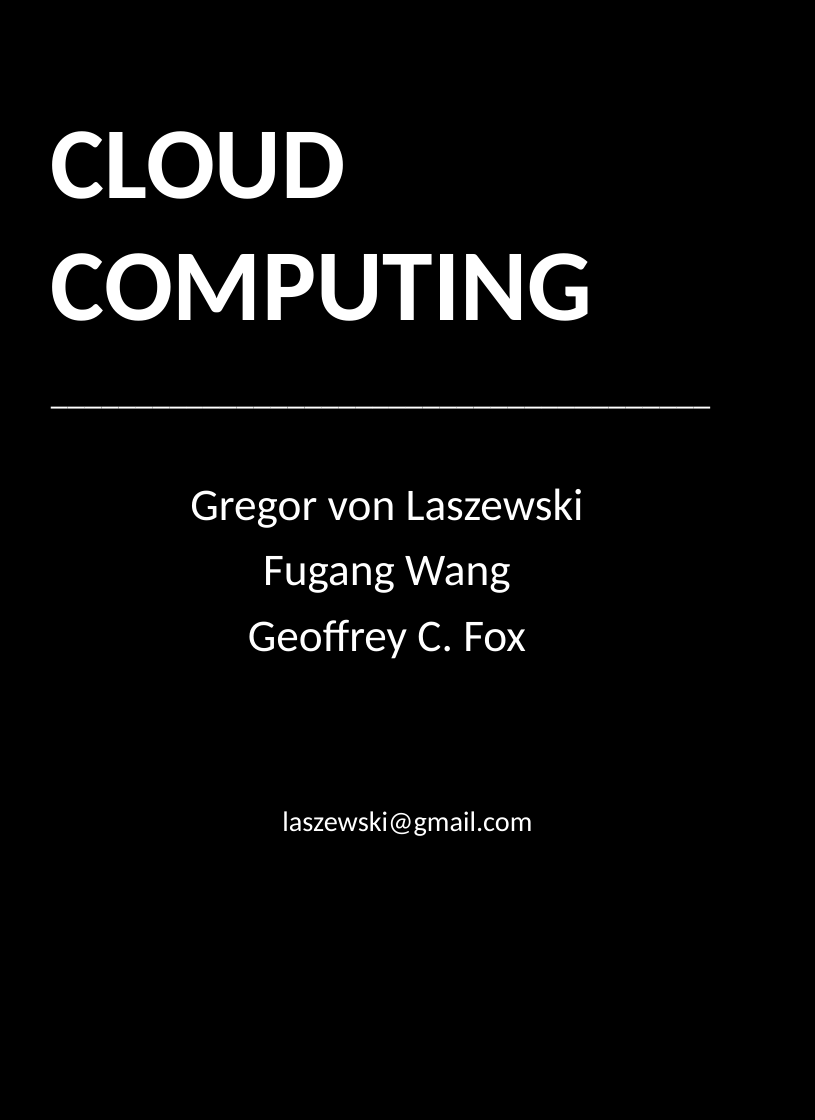
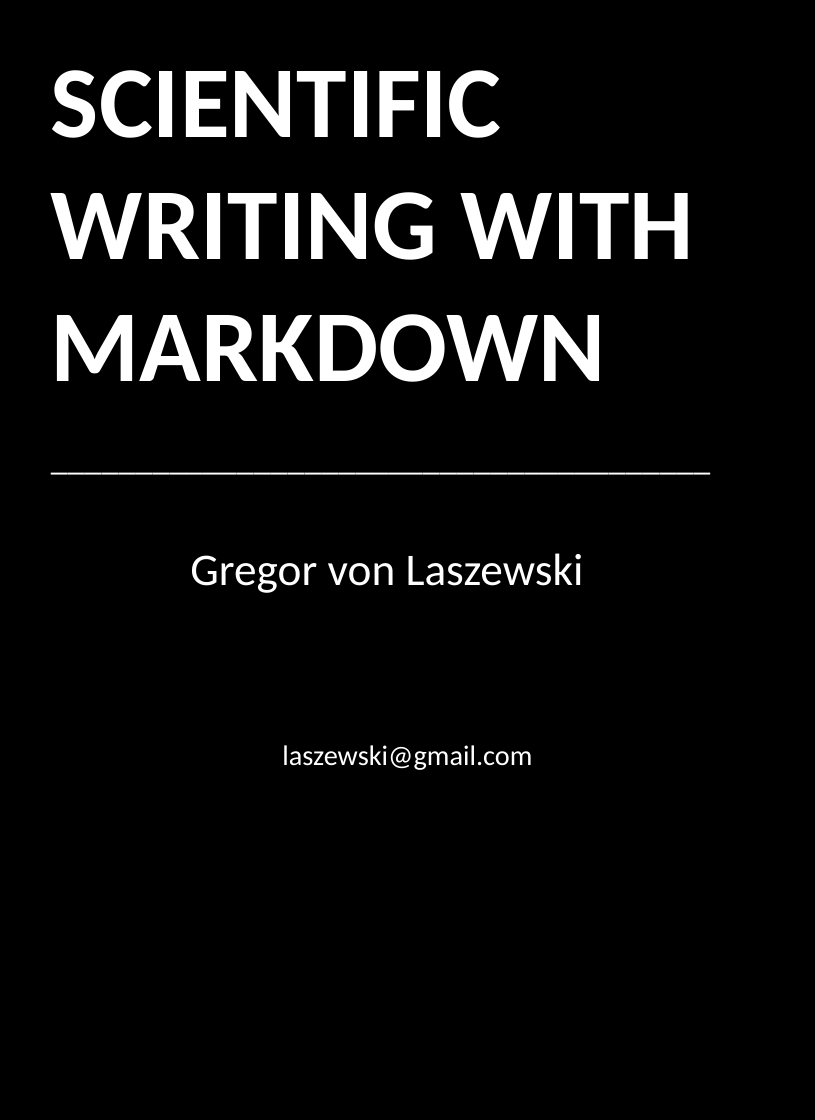
Before and after one commit to cloudmesh-community/book, a slide deck: slide 1 of writing/cover/cover.pptx. Drawn at 815x1120 pixels with LibreOffice and Linux fonts; fonts in the diff are those of the drawing; background and template pictures are left out. Boxes give left, top, right and bottom in pixels: in the first picture for what was removed or moved away, otherwise in the second. Text is boxed around its words. In the diff, an @@ line names an element or a change of style, - is before the commit and + after.

```diff
--- a/writing/cover/cover.pptx
+++ b/writing/cover/cover.pptx
@@ title at (x1=51, y1=70, x2=694, y2=382): text changed @@
-CLOUD COMPUTING
+SCIENTIFIC WRITING WITH
+MARKDOWN
@@ text at (x1=248, y1=556, x2=526, y2=659): paragraphs removed @@
-Fugang Wang
-Geoffrey C. Fox
```
Also in this commit, not shown: 22 other files.
